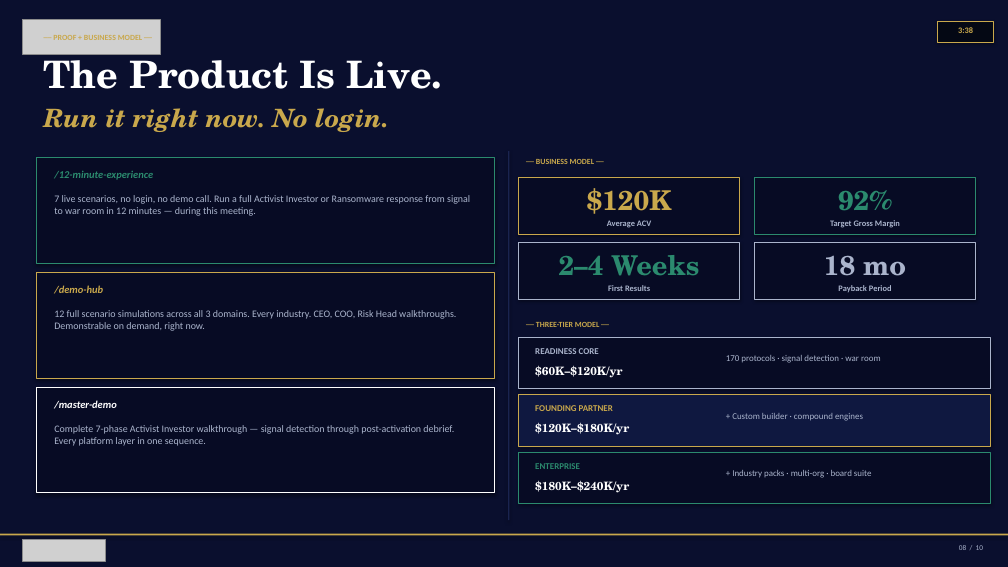
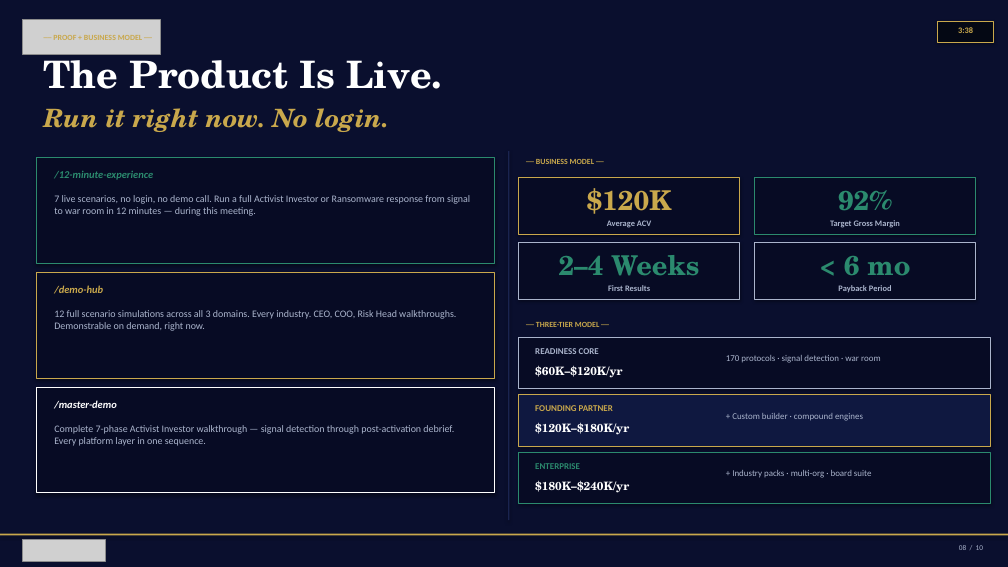
Before and after one commit to mbrunke18/CodePlatform1, a slide deck: slide 8 of attached_assets/VaughnMartin-4min-Pitch.pptx. Drawn at 1008x567 pixels with LibreOffice and Linux fonts; fonts in the diff are those of the drawing; grey boxes stand for pictures; background and template pictures are left out; a plain dark background stands for a picture behind light text. Boxes give left, top, right and bottom in pixels: in the first picture for what was removed or moved away, otherwise in the second. Text is boxed around its words. In the diff, an @@ line names an element or a change of style, - is before the commit and + after.

```diff
--- a/attached_assets/VaughnMartin-4min-Pitch.pptx
+++ b/attached_assets/VaughnMartin-4min-Pitch.pptx
@@ text at [844,256,910,276]: text changed; text colour #AAB4CC to #2B8A6E @@
-18 mo
+< 6 mo
```
Also in this commit, not shown: 2 other files.
